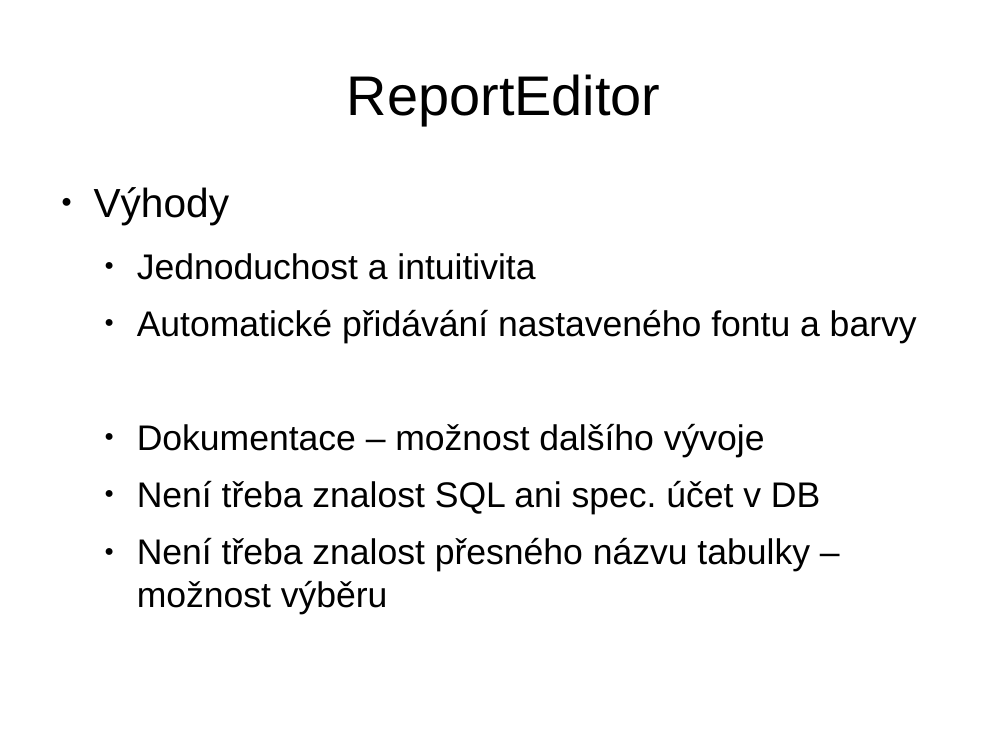
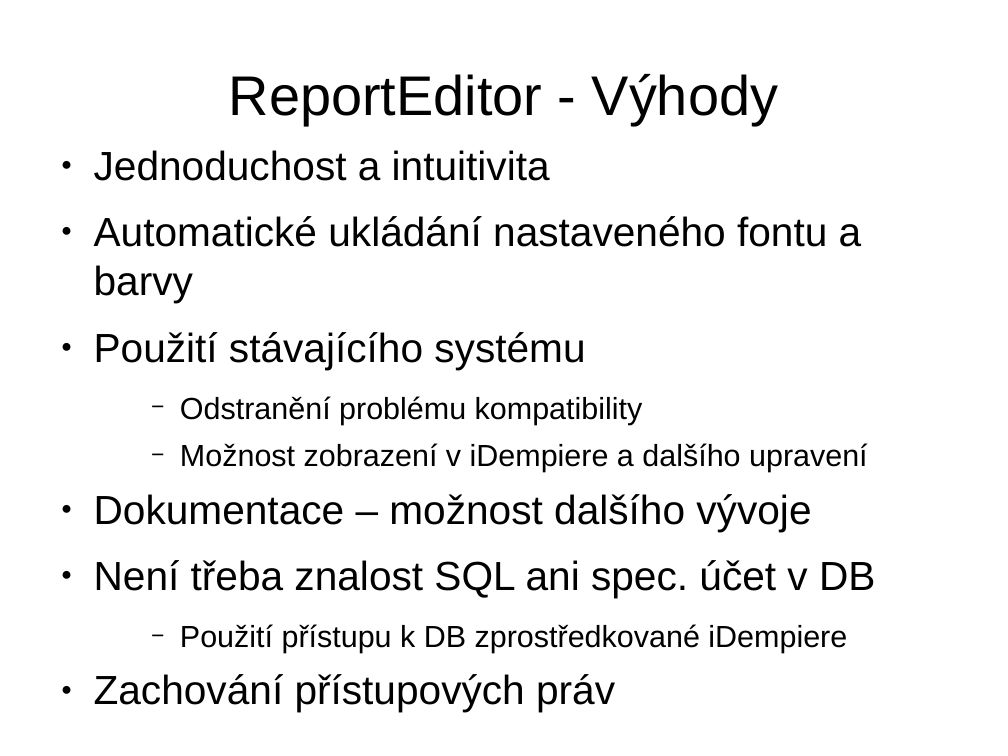
Before and after one commit to martin-vavrusak/mgr_statnice, a slide deck: slide 33 of !prezentace/vavrusak_WYSIVYG.odp (slide 15 before the commit). Drawn at 1008x756 pixels with LibreOffice and Linux fonts; fonts in the diff are those of the drawing. Boxes give left, top, right and bottom in pixels: in the first picture for what was removed or moved away, otherwise in the second. Text is boxed around its words. In the diff, an @@ line names an element or a change of style, - is before the commit and + after.

```diff
--- a/!prezentace/vavrusak_WYSIVYG.odp
+++ b/!prezentace/vavrusak_WYSIVYG.odp
@@ title at (229,74,778,125): text changed @@
-ReportEditor
+ReportEditor - Výhody
@@ text "Jednoduchost a intuitivita": place and size @@
-text "Jednoduchost a intuitivita" at (94,187,917,614)
+text "Jednoduchost a intuitivita" at (94,150,875,712)
@@ text "Jednoduchost a intuitivita" at (94,150,875,712): vertical alignment top to middle @@
@@ text at (94,150,875,598): size 28 to 32 pt in "Jednoduchost a intuitivita", "Dokumentace – možnost dalšího vývoje", "Není třeba znalost SQL ani spec. účet ..."; list level 2 to 1 in "Jednoduchost a intuitivita"; list level 2 to 1 in "Dokumentace – možnost dalšího vývoje"; list level 2 to 1 in "Není třeba znalost SQL ani ..." @@
@@ text at (94,187,229,225): paragraph removed @@
-● Výhody
@@ text at (94,216,868,472): text changed; size 28 to 24 pt @@
-  ● Automatické přidávání nastaveného fontu a barvy
+● Automatické ukládání nastaveného fontu a barvy
+● Použití stávajícího systému
+    − Odstranění problému kompatibility
+    − Možnost zobrazení v iDempiere a dalšího upravení
@@ text at (94,624,847,712): text changed; size 28 to 24 pt @@
-  ● Není třeba znalost přesného názvu tabulky – možnost výběru
+    − Použití přístupu k DB zprostředkované iDempiere
+● Zachování přístupových práv
```
Also in this commit, not shown: 12 other slides changed, 21 slides added, 29 other files.
